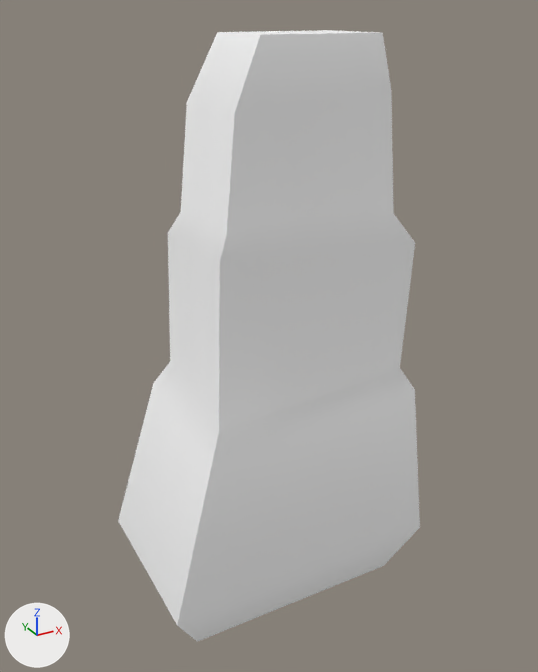
Two versions of the glTF model assets/synty/simple_fantasy/models/SF_Prop_StandingStone_04.glb, one commit apart.
The view is the same before and after, from a 50 mm lens placed at (-0.0316, -0.0576, 0.0557), pointed at (0.0001, -0.0001, 0.027). The lights are fixed; the arrows at lower left show +X, +Y and +Z.

Objects in the first picture: 'SF_Env_StandingStone_04'.
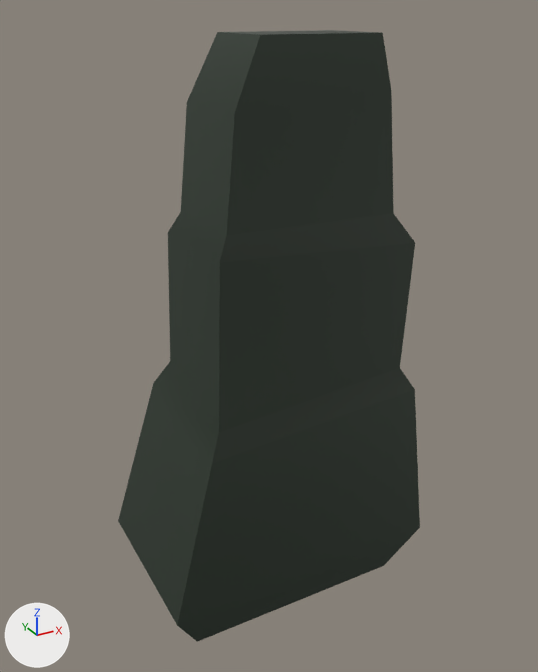
Patch to the scene script:
```diff
--- a/assets/synty/simple_fantasy/models/SF_Prop_StandingStone_04.glb.py
+++ b/assets/synty/simple_fantasy/models/SF_Prop_StandingStone_04.glb.py
@@ img_undead_footman_01 @@
+img_undead_footman_01 = load_image('Undead_Footman_01', '_unpacked/Undead_Footman_01', 512, 512, 'sRGB')
@@ mat_lambert1 @@
 mat_lambert1 = principled_material('lambert1')
-mat_lambert1.base_color = (1.0, 1.0, 1.0)  # white #ffffff
+mat_lambert1.texture = img_undead_footman_01
 mat_lambert1.roughness = 0.553
```

Where the change shows, as pixel boxes [x1, y1, x2, y2] in the pictures (538 x 672 px):
'SF_Env_StandingStone_04', surface changed (grey to black)
    both: [118, 30, 420, 642]
